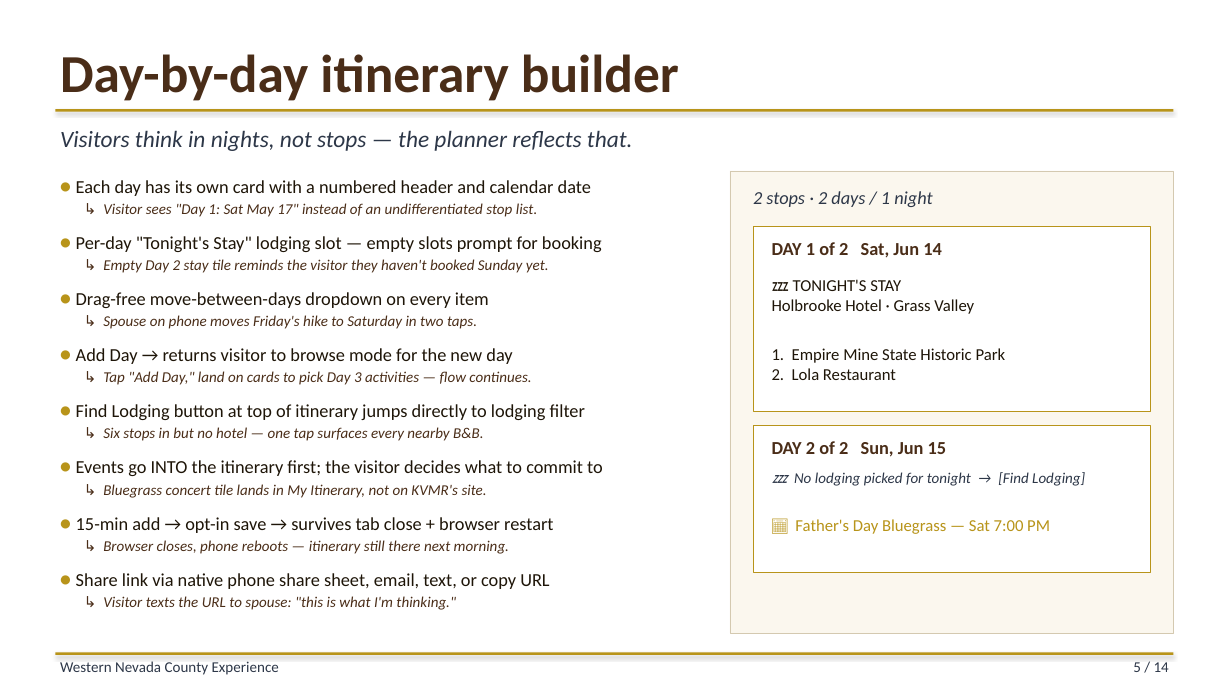
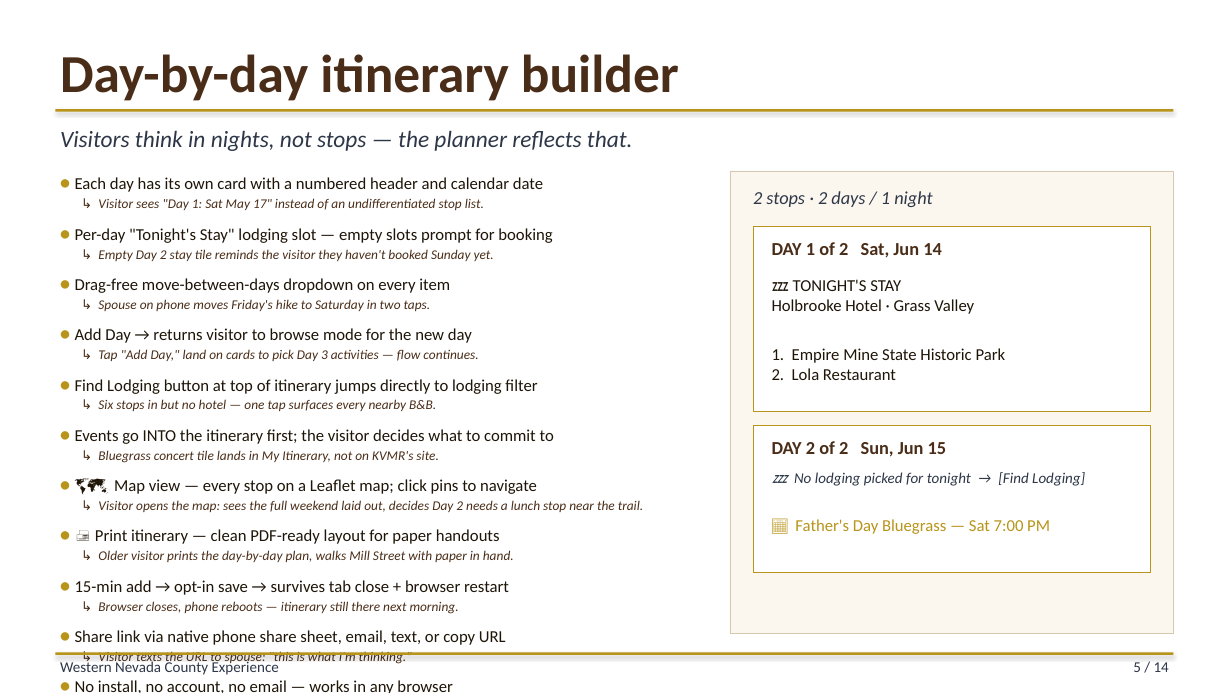
Before and after one commit to liammlrb-eng/nevada-county-experiences, a slide deck: slide 5 of demo_pitch.pptx. Drawn at 1232x693 pixels with LibreOffice and Linux fonts; fonts in the diff are those of the drawing. Boxes give left, top, right and bottom in pixels: in the first picture for what was removed or moved away, otherwise in the second. Text is boxed around its words. In the diff, an @@ line names an element or a change of style, - is before the commit and + after.

```diff
--- a/demo_pitch.pptx
+++ b/demo_pitch.pptx
@@ text at box(75, 177, 643, 665): paragraphs added @@
+• No install, no account, no email — works in any browser
+↳ Visitor planning during a hotel-search lunch break — no signup wall.
@@ text at box(75, 177, 554, 665): size 16.9 to 15.6 pt in "•", "•", "•", "•" and 4 more places; size 14.3 to 13 pt in "Each day has its own card with ...", "Per-day "Tonight's Stay" lodging slot — empty ...", "Drag-free move-between-days dropdown on every item", "Add Day → returns visitor to browse ..." and 4 more places; size 11.7 to 10.4 pt in "↳ Visitor sees "Day 1: Sat May ...", "↳ Empty Day 2 stay tile reminds ...", "↳ Spouse on phone moves Friday's hike ...", "↳ Tap "Add Day," land on cards ..." and 4 more places; line spacing 1.2 to 1.15 @@
@@ text at box(95, 479, 643, 562): paragraphs added @@
+• 🗺 Map view — every stop on a Leaflet map; click pins to navigate
+↳ Visitor opens the map: sees the full weekend laid out, decides Day 2 needs a lunch stop near the trail.
+• 🖨 Print itinerary — clean PDF-ready layout for paper handouts
+↳ Older visitor prints the day-by-day plan, walks Mill Street with paper in hand.
```
Also in this commit, not shown: 2 other slides changed, 2 other files.
